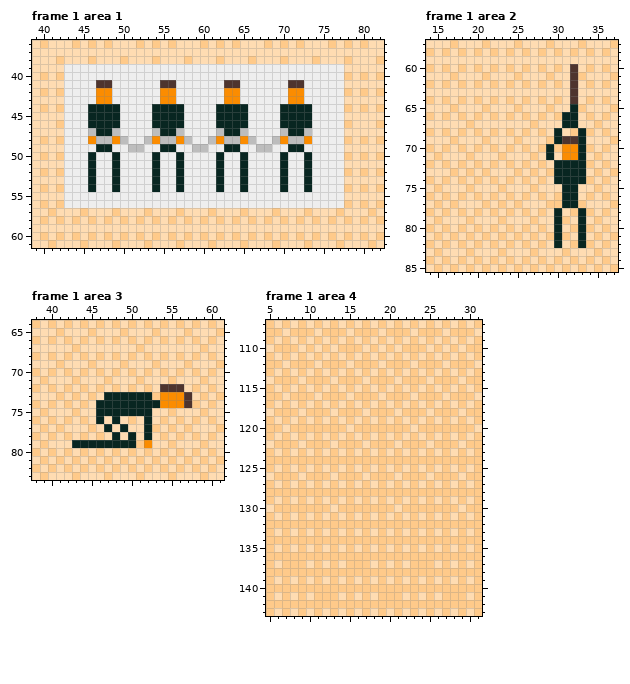
Pixel-art file: Assets/Images/Art/Aseprite/map.aseprite. The picture above is the old version.
320x180 pixels, 2 frames. Colours within 5 levels of each other are drawn and written as one. Shown: frame 1 area 1: x 39..82, y 36..61; frame 1 area 2: x 14..37, y 57..85; frame 1 area 3: x 38..61, y 64..83; frame 1 area 4: x 5..31, y 107..143. The commit also changed other frames or places, which this record leaves out.
Once edited:
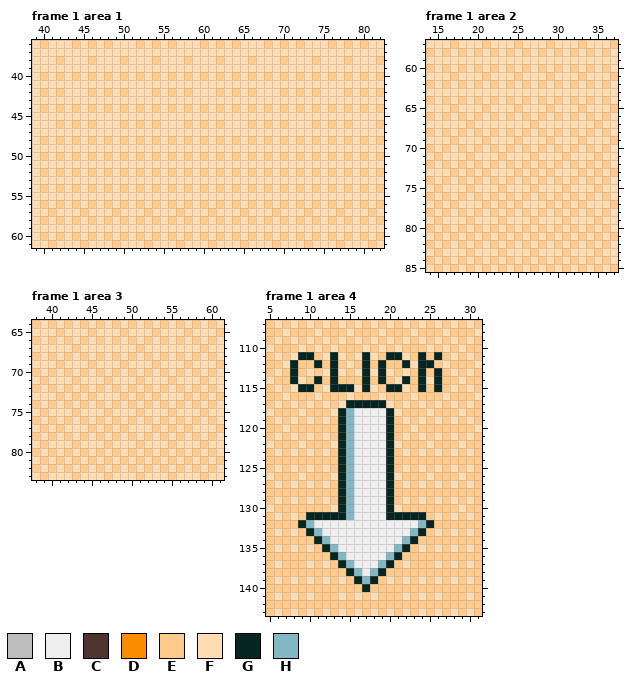
Palette (. is transparent): A #bdbdbd  B #eeeeee  C #4e342e  D #fb8c00  E #ffca8a  F #ffdcb2  G #082621  H #83b7c3
Change:
Changed rows in their new state; - is an unchanged pixel.
Frame 1 area 1, layers "icons/youLose", "icons/box":
first column x 43:
39 FFFFFFFFFFFFFFFFFFFFFFFFFFFFFFFFFFF
40 FEFEFEFEFEFEFEFEFEFEFEFEFEFEFEFEFEF
41 FFFFFFFFFFFFFFFFFFFFFFFFFFFFFFFFFFF
42 FFFEFEFEFFFEFEFEFFFEFEFEFFFEFEFEFFF
43 FFFFFFFFFFFFFFFFFFFFFFFFFFFFFFFFFFF
44 FEFEFEFEFEFEFEFEFEFEFEFEFEFEFEFEFEF
45 FFFFFFFFFFFFFFFFFFFFFFFFFFFFFFFFFFF
46 FEFEFFFEFEFEFFFEFEFEFFFEFEFEFFFEFEF
47 FFFFFFFFFFFFFFFFFFFFFFFFFFFFFFFFFFF
48 FEFEFEFEFEFEFEFEFEFEFEFEFEFEFEFEFEF
49 FFFFFFFFFFFFFFFFFFFFFFFFFFFFFFFFFFF
50 FEFEFEFEFEFEFEFEFEFEFEFEFEFEFEFEFEF
51 FFFFFFFFFFFFFFFFFFFFFFFFFFFFFFFFFFF
52 FEFEFEFEFEFEFEFEFEFEFEFEFEFEFEFEFEF
53 FFFFFFFFFFFFFFFFFFFFFFFFFFFFFFFFFFF
54 FEFEFEFEFEFEFEFEFEFEFEFEFEFEFEFEFEF
55 FFFFFFFFFFFFFFFFFFFFFFFFFFFFFFFFFFF
56 FEFEFEFEFEFEFEFEFEFEFEFEFEFEFEFEFEF
Frame 1 area 2, layer "icons/youLose":
first column x 29:
60 ---E-
61 ---F-
62 ---E-
63 ---F-
64 ---E-
65 ---F-
66 --FE-
67 --FF-
68 -E--F
69 -FFFE
70 F-FEF
71 F-EFF
72 -EFEF
73 -FFFE
74 -EFEF
75 --EF-
76 --FE-
77 -FEF-
78 -E--F
79 -F--F
80 -E--F
81 -F--E
82 -E--F
Frame 1 area 3, layer "icons/youLose":
first column x 43:
72 -----------EFE-
73 ----FFEFEF-FFFE
74 ---EFEFEFEFEFEF
75 ---FEFFFEF-----
76 ---E-E---E-----
77 ----E-E--F-----
78 -----E-E-E-----
79 EFFFEFFF-F-----
Frame 1 area 4, layer "icons/tutoriaArrow":
first column x 8:
111 -GG--G---G--GG--G-G
112 G--G-G---G-G--G-GG-
113 G----G---G-G----G-G
114 G--G-G---G-G--G-G-G
115 -GG--GGG-G--GG--G-G
117 -------GGGGG-------
118 ------GHBBBBG------
119 ------GHBBBBG------
120 ------GHBBBBG------
121 ------GHBBBBG------
122 ------GHBBBBG------
123 ------GHBBBBG------
124 ------GHBBBBG------
125 ------GHBBBBG------
126 ------GHBBBBG------
127 ------GHBBBBG------
128 ------GHBBBBG------
129 ------GHBBBBG------
130 ------GHBBBBG------
131 --GGGGGHBBBBGGGGG--
132 -GHBBBBBBBBBBBBBHG-
133 --GHBBBBBBBBBBBHG--
134 ---GHBBBBBBBBBHG---
135 ----GHBBBBBBBHG----
136 -----GHBBBBBHG-----
137 ------GHBBBHG------
138 -------GHBHG-------
139 --------GHG--------
140 ---------G---------
